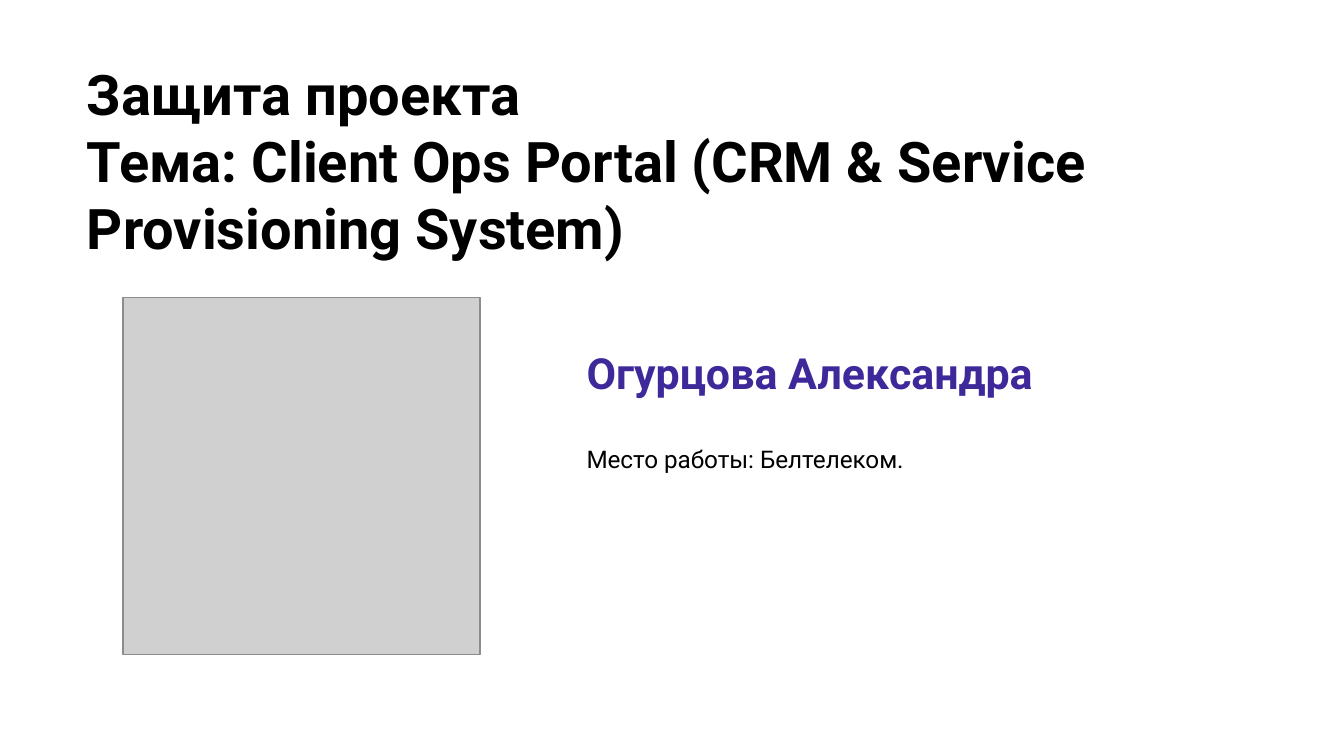
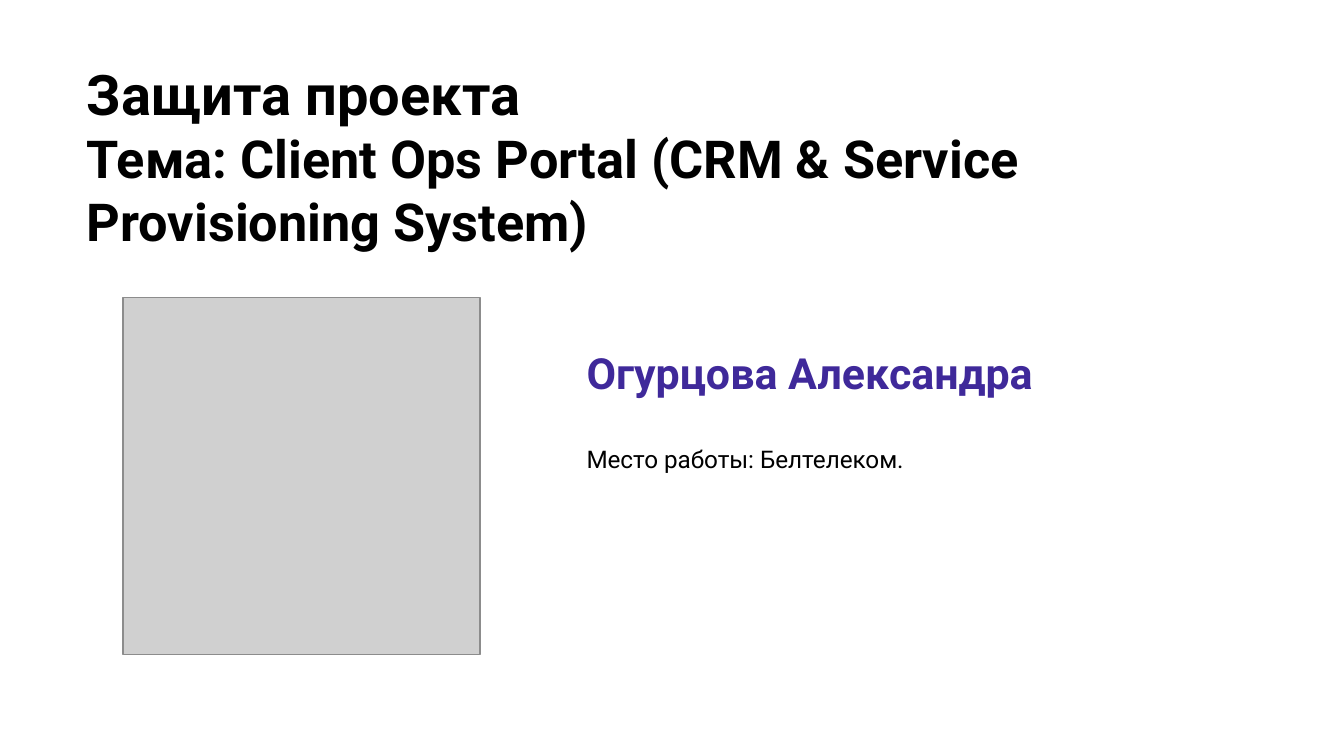
Before and after one commit to alex-makhina/client-ops-portal, a slide deck: slide 3 of Documentation/Презентация.pptx. Drawn at 1344x756 pixels with LibreOffice and Linux fonts; fonts in the diff are those of the drawing; grey boxes stand for pictures; background and template pictures are left out. Boxes give left, top, right and bottom in pixels: in the first picture for what was removed or moved away, otherwise in the second. Text is boxed around its words. In the diff, an @@ line names an element or a change of style, - is before the commit and + after.

```diff
--- a/Documentation/Презентация.pptx
+++ b/Documentation/Презентация.pptx
@@ title at [87, 137, 1018, 253]: size 30 to 28 pt in "Тема: Client Ops Portal (CRM & Service ..." @@
```
Also in this commit, not shown: 2 other slides changed, 1 other file.
